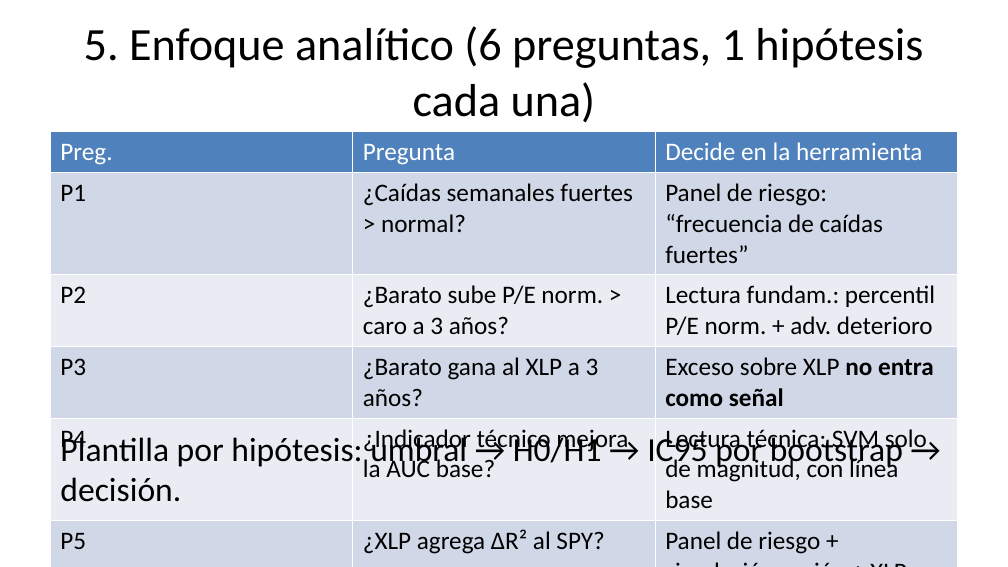
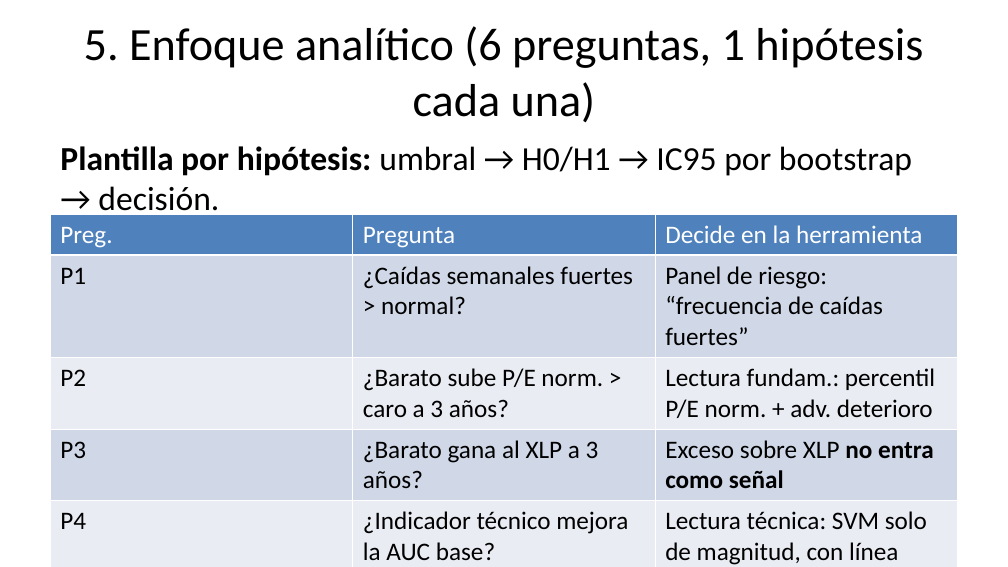
Before and after one commit to louis97/asistente-financiero, a slide deck: slide 7 of entregables/entrega_1/presentacion.pptx. Drawn at 1008x567 pixels with LibreOffice and Linux fonts; fonts in the diff are those of the drawing. Boxes give left, top, right and bottom in pixels: in the first picture for what was removed or moved away, otherwise in the second. Text is boxed around its words. In the diff, an @@ line names an element or a change of style, - is before the commit and + after.

```diff
--- a/entregables/entrega_1/presentacion.pptx
+++ b/entregables/entrega_1/presentacion.pptx
@@ text "Plantilla por hipótesis: umbral → ..." moved from (x1=60, y1=433, x2=903, y2=502) to (x1=60, y1=146, x2=912, y2=219) @@
@@ text "Plantilla por hipótesis: umbral → ..." at (x1=60, y1=146, x2=912, y2=219): bold on in "Plantilla por hipótesis:" @@
@@ table resized from (x1=50, y1=132, x2=958, y2=558) to (x1=50, y1=214, x2=958, y2=567) @@
```
Also in this commit, not shown: 1 other slide changed, 11 other files.
